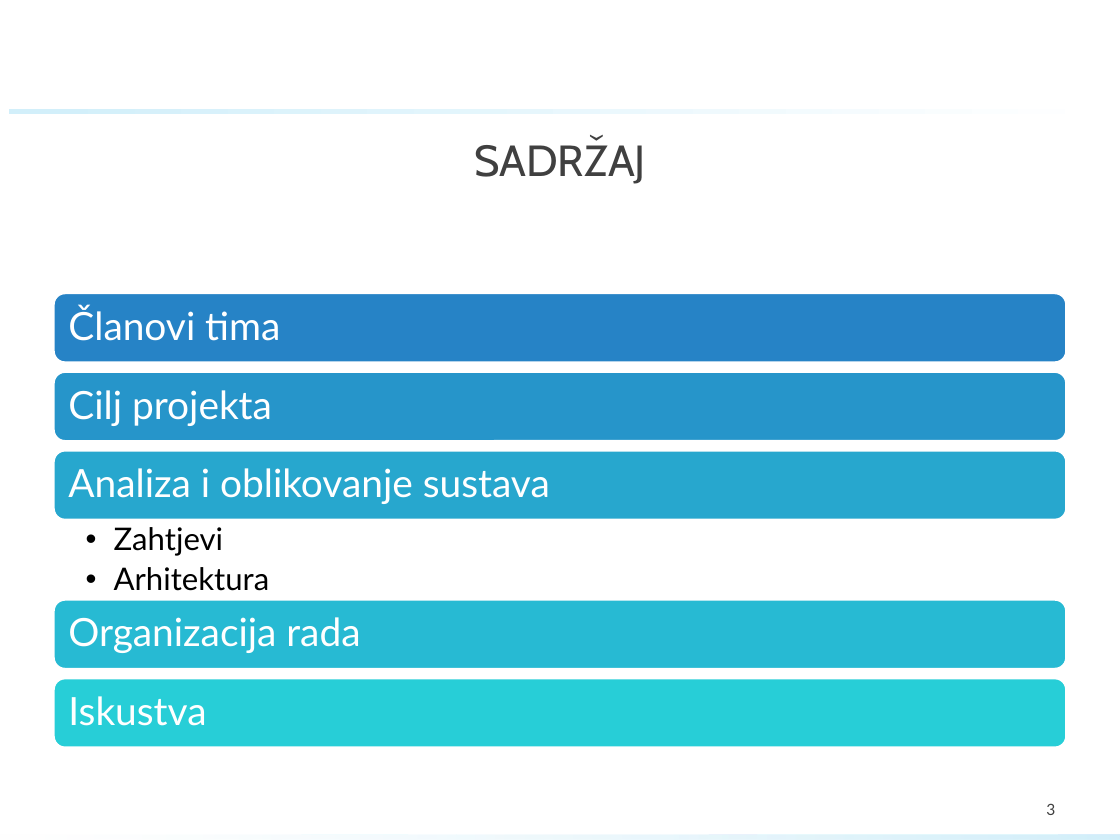
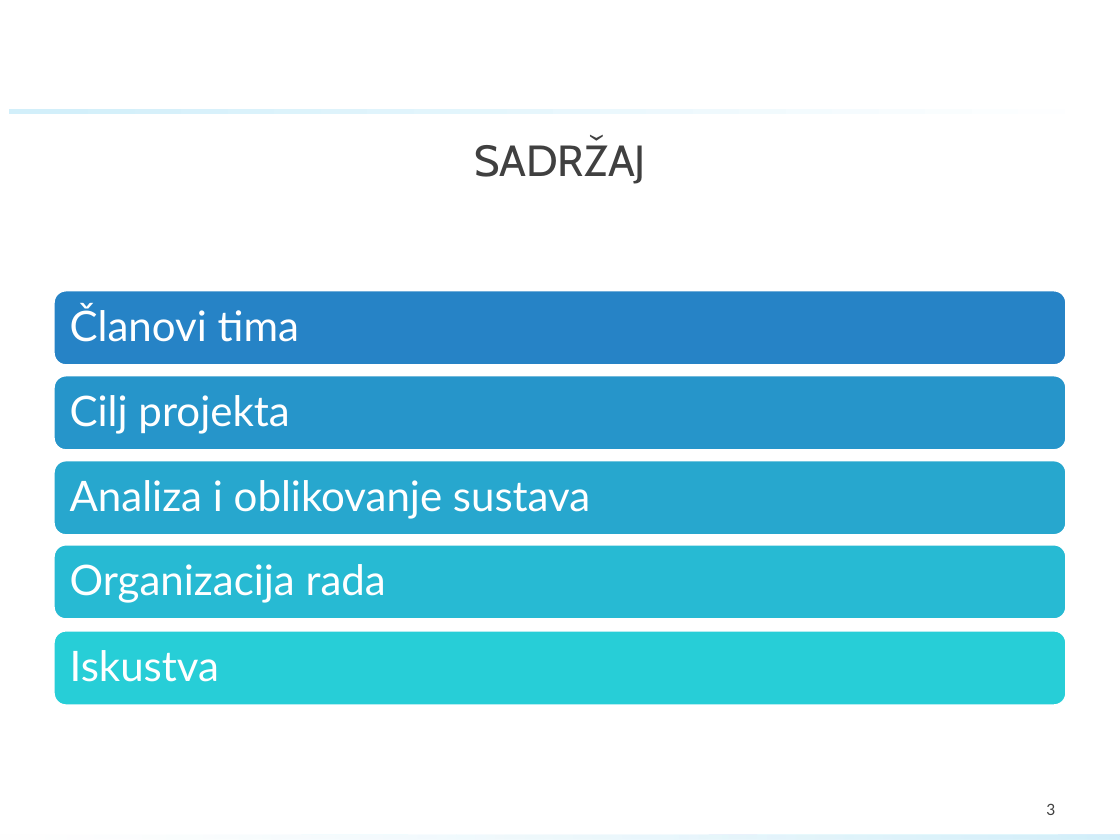
Before and after one commit to GolubIvan/Programsko-inzenjerstvo, a slide deck: slide 3 of PROINZ_TG11_4_eZgrada.pptx. Drawn at 1120x840 pixels with LibreOffice and Linux fonts; fonts in the diff are those of the drawing; background and template pictures are left out. Boxes give left, top, right and bottom in pixels: in the first picture for what was removed or moved away, otherwise in the second. Text is boxed around its words. In the diff, an @@ line names an element or a change of style, - is before the commit and + after.

```diff
--- a/PROINZ_TG11_4_eZgrada.pptx
+++ b/PROINZ_TG11_4_eZgrada.pptx
@@ rounded rectangle: place and size @@
-rounded rectangle at [54,372,1067,441]
+rounded rectangle at [54,375,1067,450]
@@ rounded rectangle: place and size @@
-rounded rectangle at [54,450,1067,520]
+rounded rectangle at [54,460,1067,535]
@@ text "Analiza i oblikovanje sustava": place and size @@
-text "Analiza i oblikovanje sustava" at [68,468,550,504]
+text "Analiza i oblikovanje sustava" at [70,480,590,519]
@@ text removed at [114,527,270,591] @@
-  • Zahtjevi
-  • Arhitektura
@@ rounded rectangle: place and size @@
-rounded rectangle at [54,599,1067,669]
+rounded rectangle at [54,544,1067,619]
@@ size 25 to 27 pt in 5 elements at [70,305,299,342], [70,395,289,434], [70,480,590,519], [70,650,219,682], [70,564,386,603] @@
@@ text "Organizacija rada": place and size @@
-text "Organizacija rada" at [68,617,360,653]
+text "Organizacija rada" at [70,564,386,603]
@@ rounded rectangle: place and size @@
-rounded rectangle at [54,678,1067,747]
+rounded rectangle at [54,631,1067,706]
@@ text "Iskustva": place and size @@
-text "Iskustva" at [68,696,206,726]
+text "Iskustva" at [70,650,219,682]
```
Also in this commit, not shown: 6 other slides changed, 1 slide removed, 2 other files.
